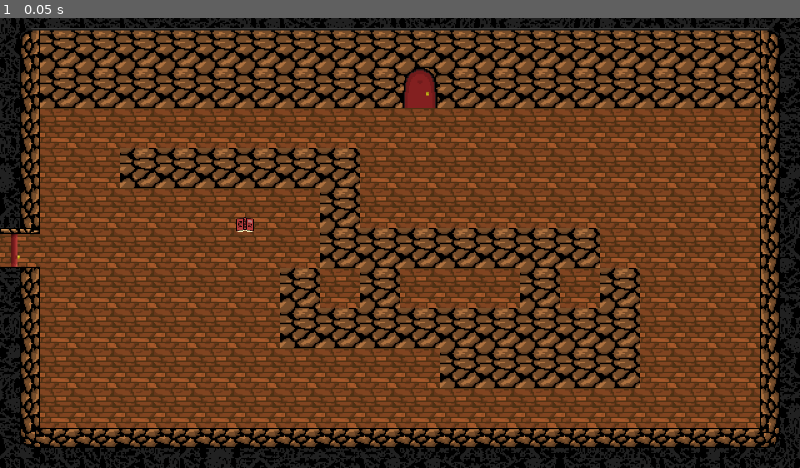
Above: before the commit, frame 1.
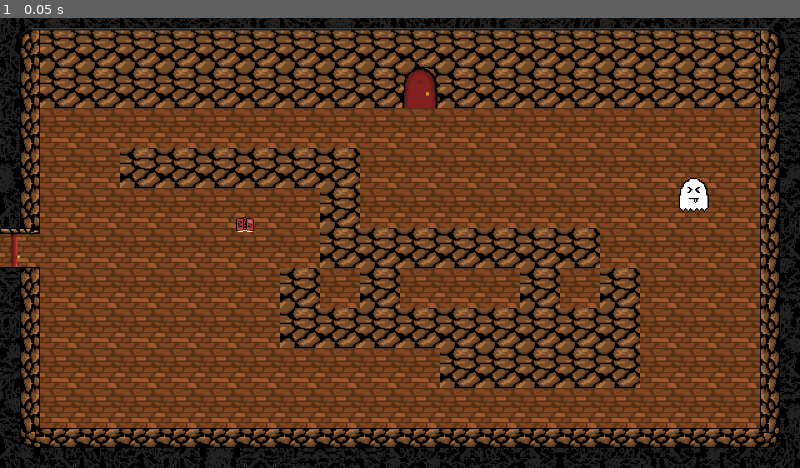
Above: after the commit, the same moment.

Repository: Oatcheese/Ghost-Catchin
Game: Godot game, scene res://Scenes/Room2.tscn
Two runs of this game, one before a commit and one after it. Both use one fixed random seed, a clock stepped at 60 frames per second and the inputs below. This scene is started directly instead of the project's main scene.
Inputs:
- Up to frame 1 (0.05 s): no input

The runs differ from the first frame. In frame 1, 0.2% of the frame differs, in the area x 84-89%, y 35-44%.
Error after the commit: Invalid access to property or key 'global_position' on a base object of type 'null instance'. (res://Scripts/ChaserGhost.gd:38)

Commit message:
feat: added chaser ghosts

Diff:
--- a/Scenes/Room2.tscn
+++ b/Scenes/Room2.tscn
@@ -15,6 +15,7 @@
 [ext_resource type="Texture2D" uid="uid://b1vqskltuvyia" path="res://Sprites/top-door-open.png" id="11_iqqoj"]
 [ext_resource type="Texture2D" uid="uid://bywhhn18kyqai" path="res://Sprites/top-door-mask.png" id="13_rsckw"]
 [ext_resource type="PackedScene" uid="uid://dqrsyad80mqdn" path="res://Scenes/Item.tscn" id="14_vpp8u"]
+[ext_resource type="PackedScene" uid="uid://b6ap2u5yygmll" path="res://Scenes/GhostChaser.tscn" id="16_ph5a1"]
 
 [sub_resource type="TileSetAtlasSource" id="TileSetAtlasSource_vpp8u"]
 texture = ExtResource("1_rx63n")
@@ -319,3 +320,6 @@
 
 [node name="Item" parent="." unique_id=872984647 instance=ExtResource("14_vpp8u")]
 position = Vector2(196, 152.5)
+
+[node name="Ghost2" parent="." unique_id=1439663349 instance=ExtResource("16_ph5a1")]
+position = Vector2(554.5, 129.5)
--- a/Scenes/Room3.tscn
+++ b/Scenes/Room3.tscn
@@ -13,6 +13,7 @@
 [ext_resource type="Texture2D" uid="uid://1hwoe8hwx37e" path="res://Sprites/lava-corner.png" id="9_avl2w"]
 [ext_resource type="Texture2D" uid="uid://cqsiu3hnx73hb" path="res://Sprites/bottom-door-open.png" id="9_retx1"]
 [ext_resource type="Texture2D" uid="uid://bma3re7yqfxuy" path="res://Sprites/lava-wall.png" id="10_1le2d"]
+[ext_resource type="PackedScene" uid="uid://b6ap2u5yygmll" path="res://Scenes/GhostChaser.tscn" id="14_avl2w"]
 
 [sub_resource type="TileSetAtlasSource" id="TileSetAtlasSource_bur1i"]
 texture = ExtResource("1_retx1")
@@ -267,3 +268,6 @@
 position = Vector2(320, 276)
 rotation = 1.5707964
 shape = SubResource("RectangleShape2D_osw5t")
+
+[node name="Ghost" parent="." unique_id=2131525068 instance=ExtResource("14_avl2w")]
+position = Vector2(504.5, 188.5)
